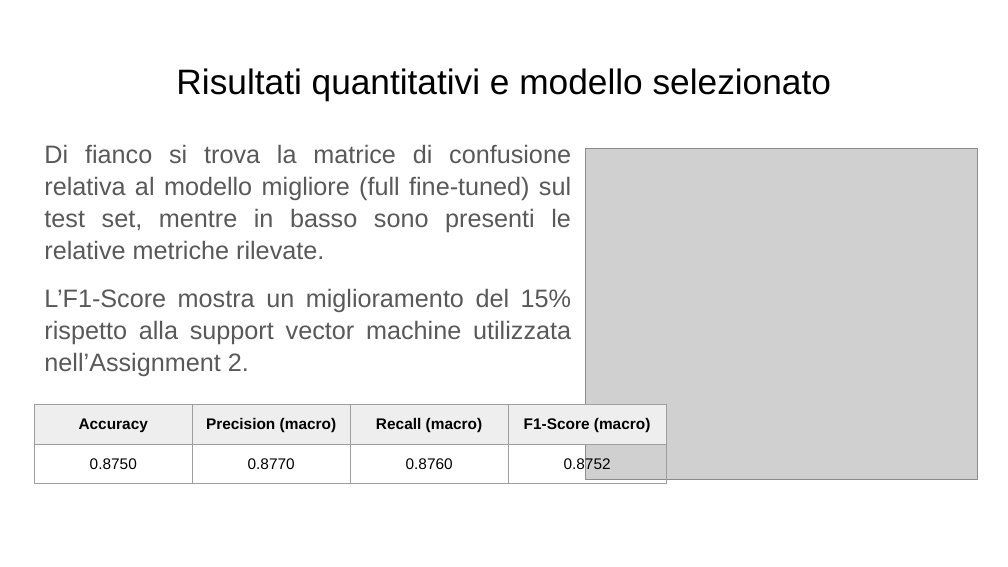
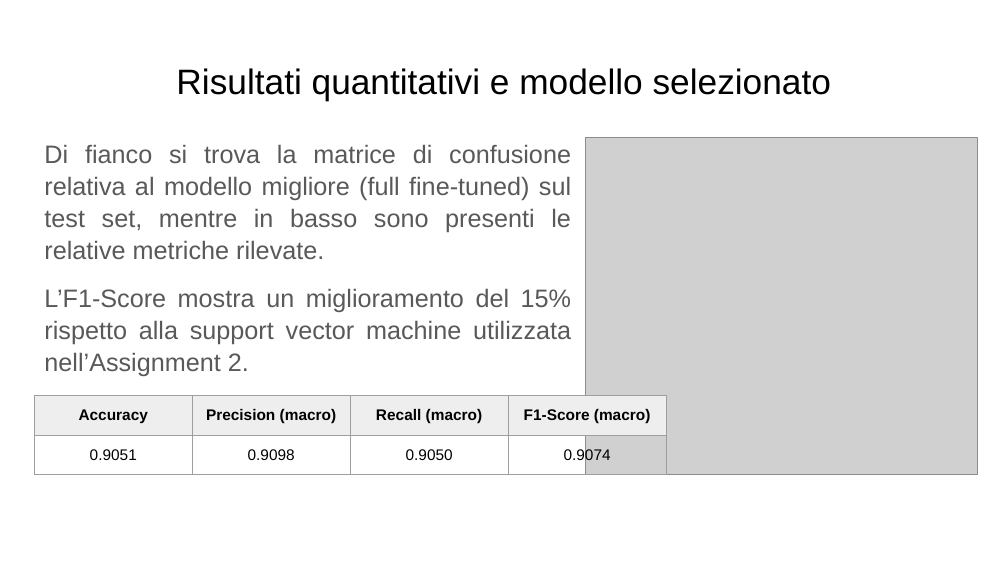
Before and after one commit to serpest/AerialSceneClassification, a slide deck: slide 12 of slides.pptx. Drawn at 1008x567 pixels with LibreOffice and Linux fonts; fonts in the diff are those of the drawing; grey boxes stand for pictures. Boxes give left, top, right and bottom in pixels: in the first picture for what was removed or moved away, otherwise in the second. Text is boxed around its words. In the diff, an @@ line names an element or a change of style, - is before the commit and + after.

```diff
--- a/slides.pptx
+++ b/slides.pptx
@@ picture: place and size @@
-picture at [586, 148, 978, 480]
+picture at [586, 137, 978, 474]
@@ table at [34, 395, 667, 567] @@
-row 2: 0.8750 | 0.8770 | 0.8760 | 0.8752
+row 2: 0.9051 | 0.9098 | 0.9050 | 0.9074
@@ table: place and size @@
-table at [34, 404, 667, 567]
+table at [34, 395, 667, 567]
```
Also in this commit, not shown: 2 other files.
